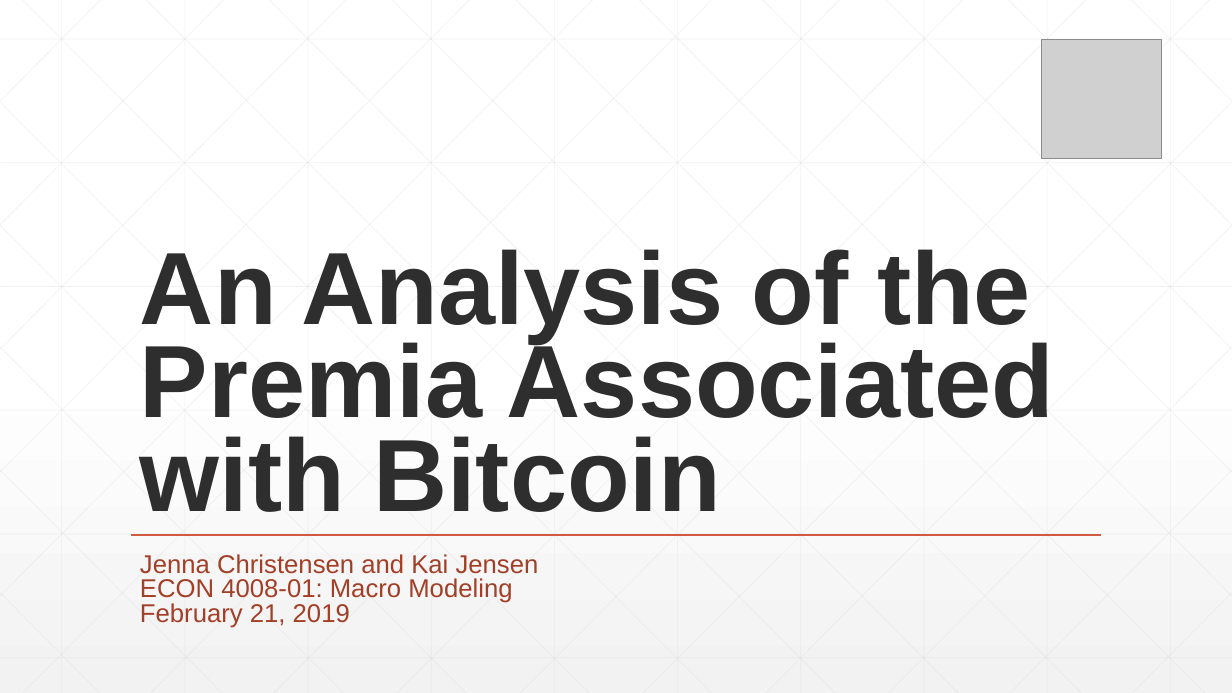
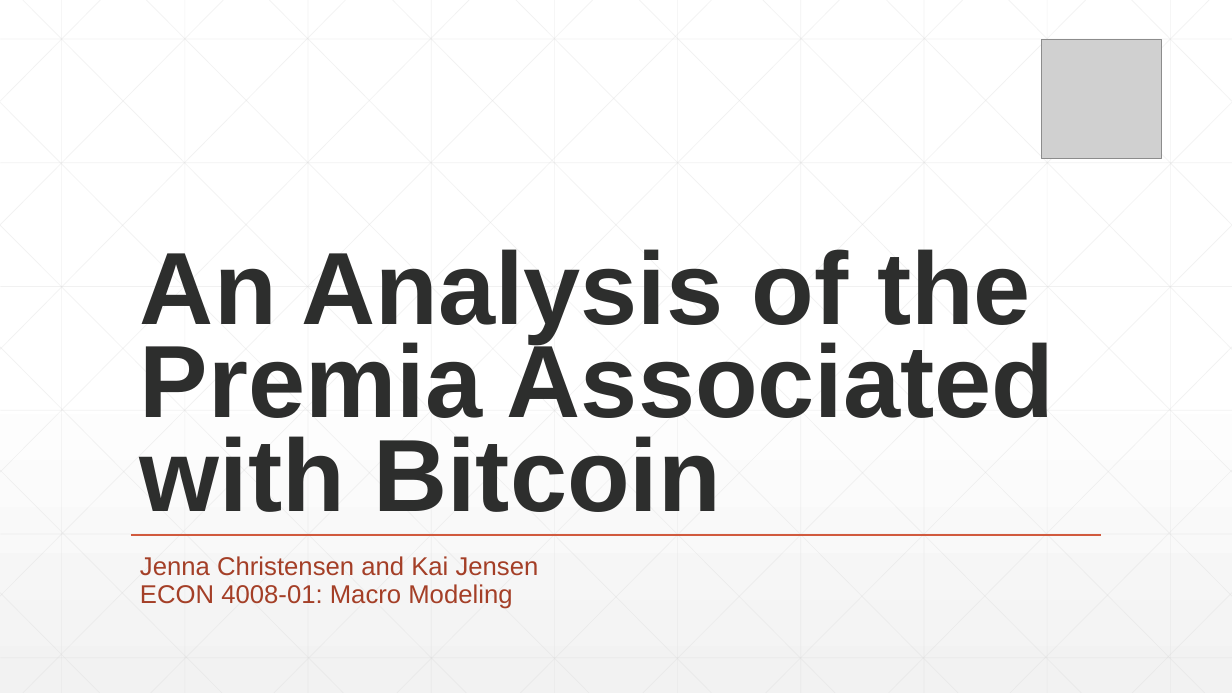
Before and after one commit to LongSimple/ECON-4008-Macro-Modeling, a slide deck: slide 1 of Writing Assignments/Preliminary Research Presentation.pptx. Drawn at 1232x693 pixels with LibreOffice and Linux fonts; fonts in the diff are those of the drawing; grey boxes stand for pictures. Boxes give left, top, right and bottom in pixels: in the first picture for what was removed or moved away, otherwise in the second. Text is boxed around its words. In the diff, an @@ line names an element or a change of style, - is before the commit and + after.

```diff
--- a/Writing Assignments/Preliminary Research Presentation.pptx
+++ b/Writing Assignments/Preliminary Research Presentation.pptx
@@ subtitle "Jenna Christensen and Kai Jensen" at <box>140,556,539,609</box>: line spacing 0.8 to 0.9 @@
@@ subtitle at <box>140,603,350,628</box>: paragraph removed @@
-February 21, 2019
```
Also in this commit, not shown: 7 other slides changed, 1 other file.
